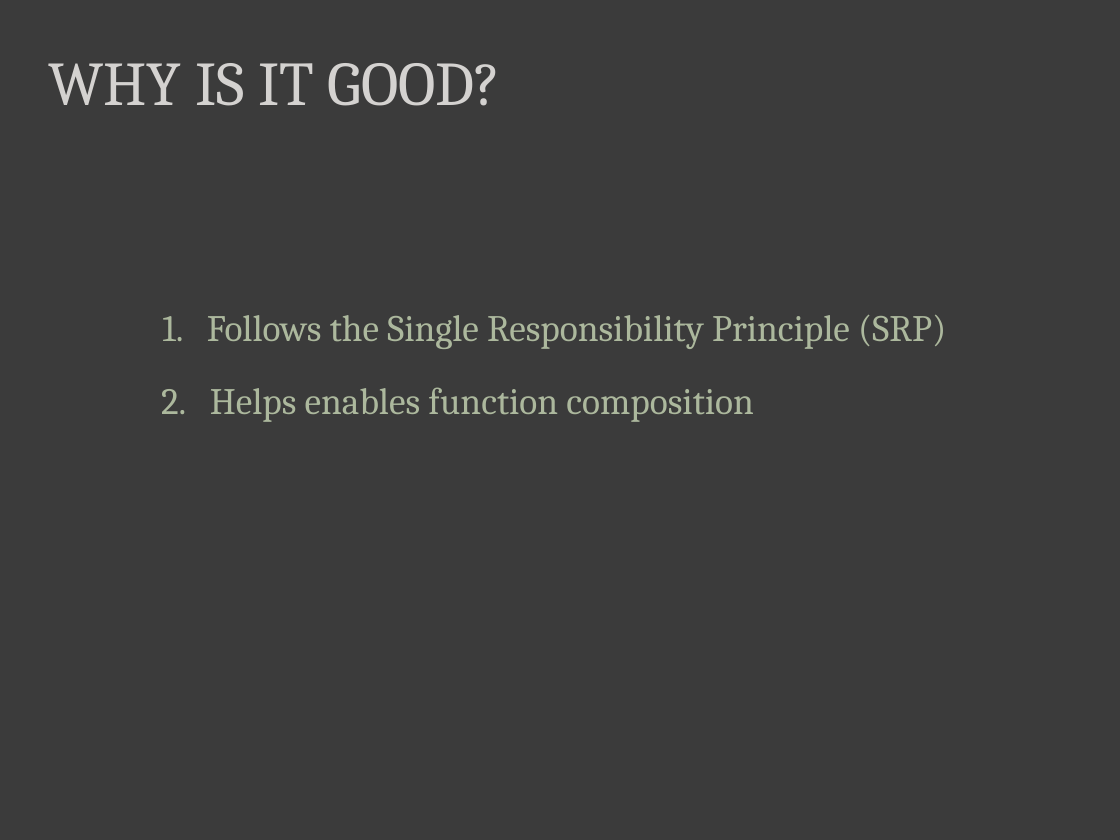
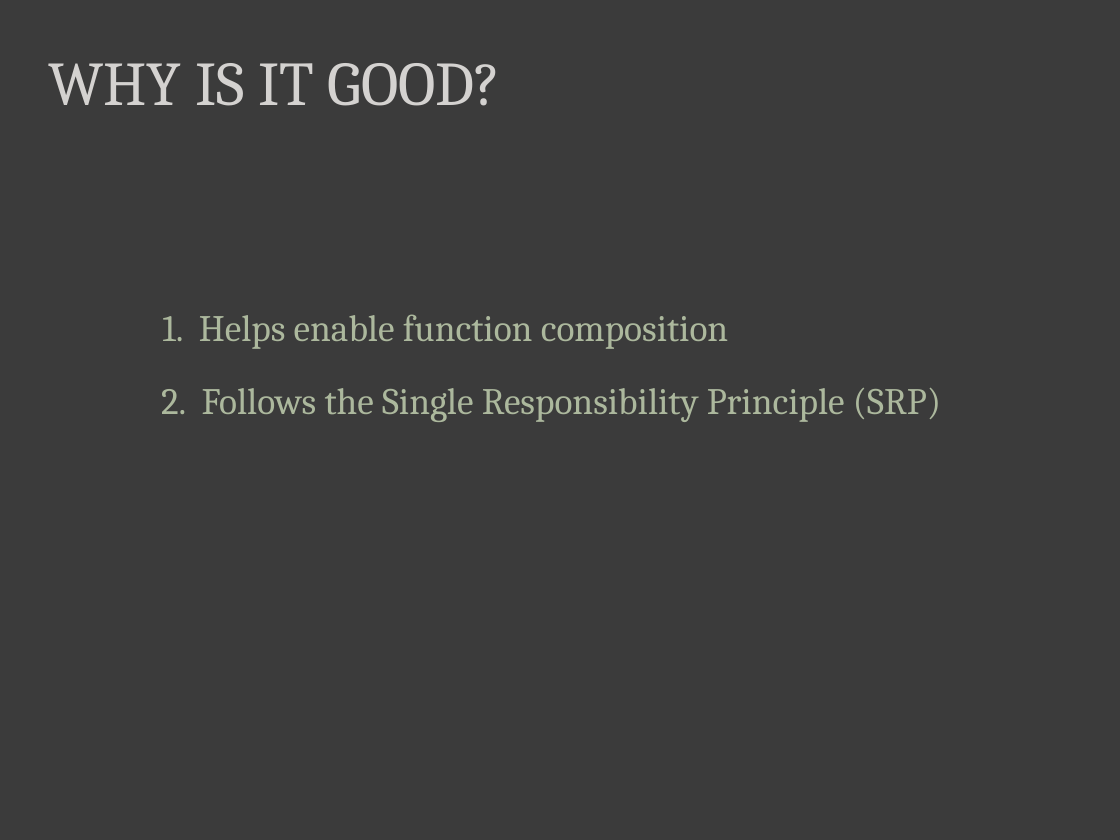
Before and after one commit to dmohl/FSharpPresentationExamples, a slide deck: slide 5 of 5 Best Practices for F# Development.pptx. Drawn at 1120x840 pixels with LibreOffice and Linux fonts; fonts in the diff are those of the drawing. Boxes give left, top, right and bottom in pixels: in the first picture for what was removed or moved away, otherwise in the second. Text is boxed around its words. In the diff, an @@ line names an element or a change of style, - is before the commit and + after.

```diff
--- a/5 Best Practices for F# Development.pptx
+++ b/5 Best Practices for F# Development.pptx
@@ text at [162,314,729,349]: text changed @@
-2. Helps enables function composition
+1. Helps enable function composition
@@ text at [161,388,941,422]: text changed @@
-1. Follows the Single Responsibility Principle (SRP)
+2. Follows the Single Responsibility Principle (SRP)
```
Also in this commit, not shown: 2 slides added, 1 slide removed, 46 other files.
